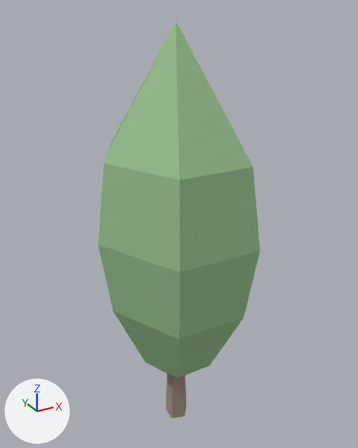
The glTF model web/public/models/tree-conifer-b-far.glb as it was, and as the next commit left it.
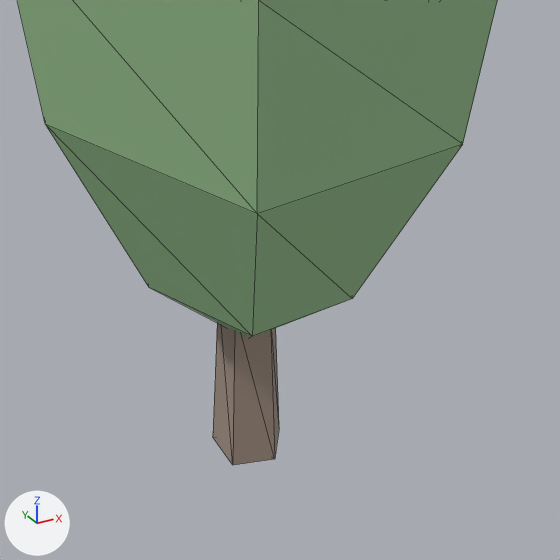
Old and new are each drawn whole from a 50 mm camera at (-0.503, -0.927, 1.026) aimed at (0.017, 0.017, 0.554) and again close up on the part from 28% to 77% of the width and 61% to 100% of the height. The axes (+X, +Y, +Z) are drawn at lower left. The lights are the same throughout. The last two pictures show the newer version. The close-ups show mesh edges as thin lines. Vertices at exactly the same position are counted once.

Objects in the first close-up: 'tree-conifer-b-far'.
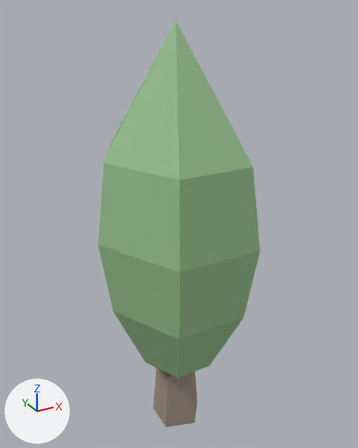
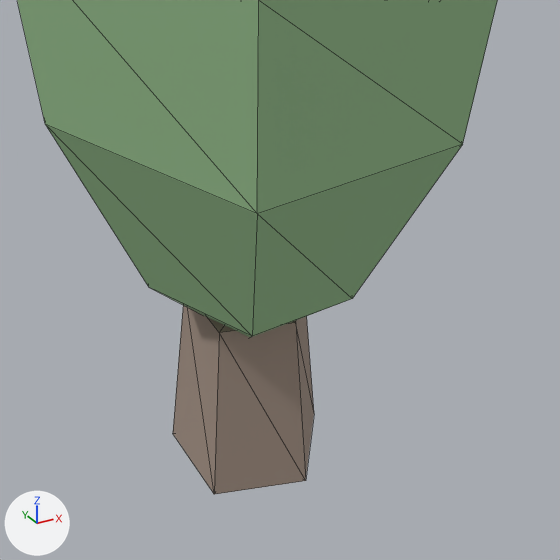
Boxes (x1, y1, x2, y2) around the edits, measured in the close-ups (560 x 560 px; the box of a moved part takes in the faces that stretch with it):
'tree-conifer-b-far', reshaped: before (17, 0, 498, 465); after (17, 0, 498, 494)
part 1 of me_tree_conifer_b_far, moved or reshaped: before (213, 323, 279, 465); after (173, 305, 314, 494)

What changed in the scene script:
```text
Change me_tree_conifer_b_far:
    where me_tree_conifer_b_far.from_pydata(...)  # 38 vertices, 68 faces; spans x -0.192..0.192, y -0.192..0.192, z 0.0..1.0
    used by ob_tree_conifer_b_far; location = (0.0, 0.0, 0.0)
    me_tree_conifer_b_far part 1: the loose piece of 12 vertices spanning x -0.025..0.031, y -0.029..0.029, z 0.0..0.16 is scaled about the mesh origin by (2.14, 2.14, 1)
```
